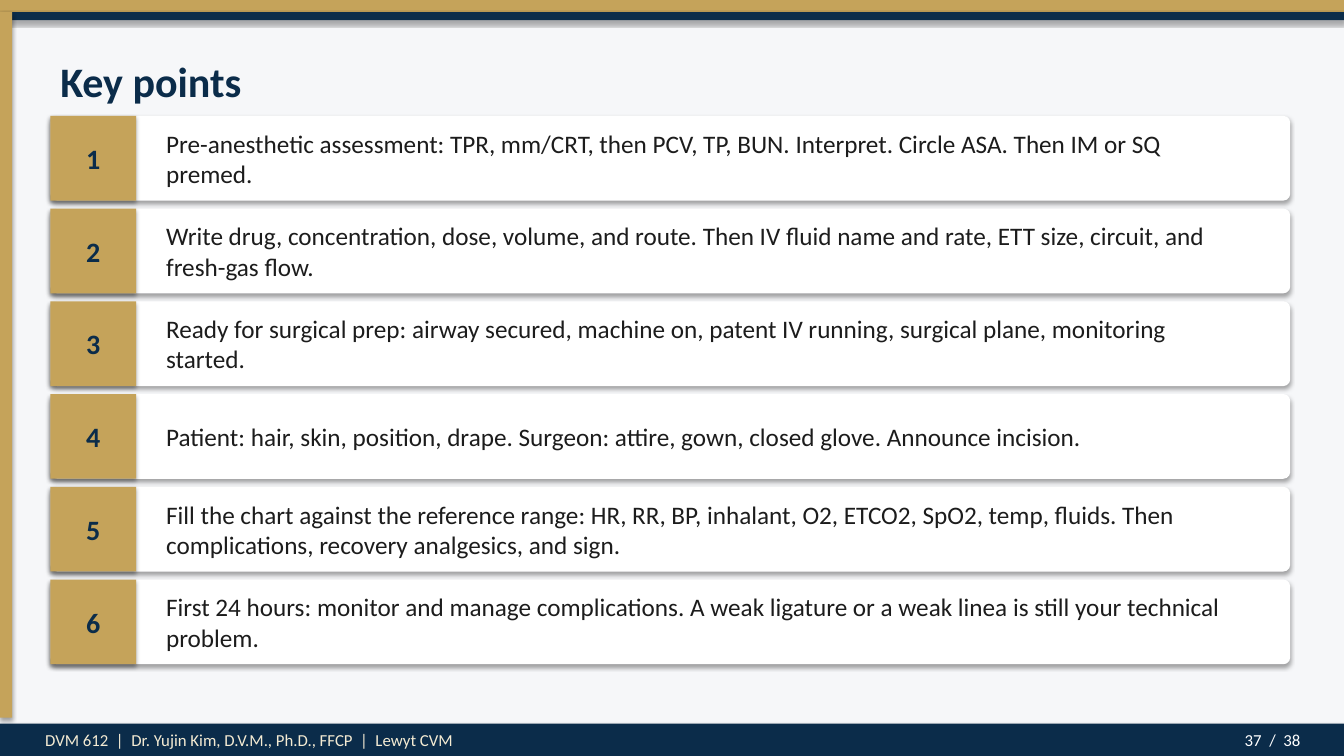
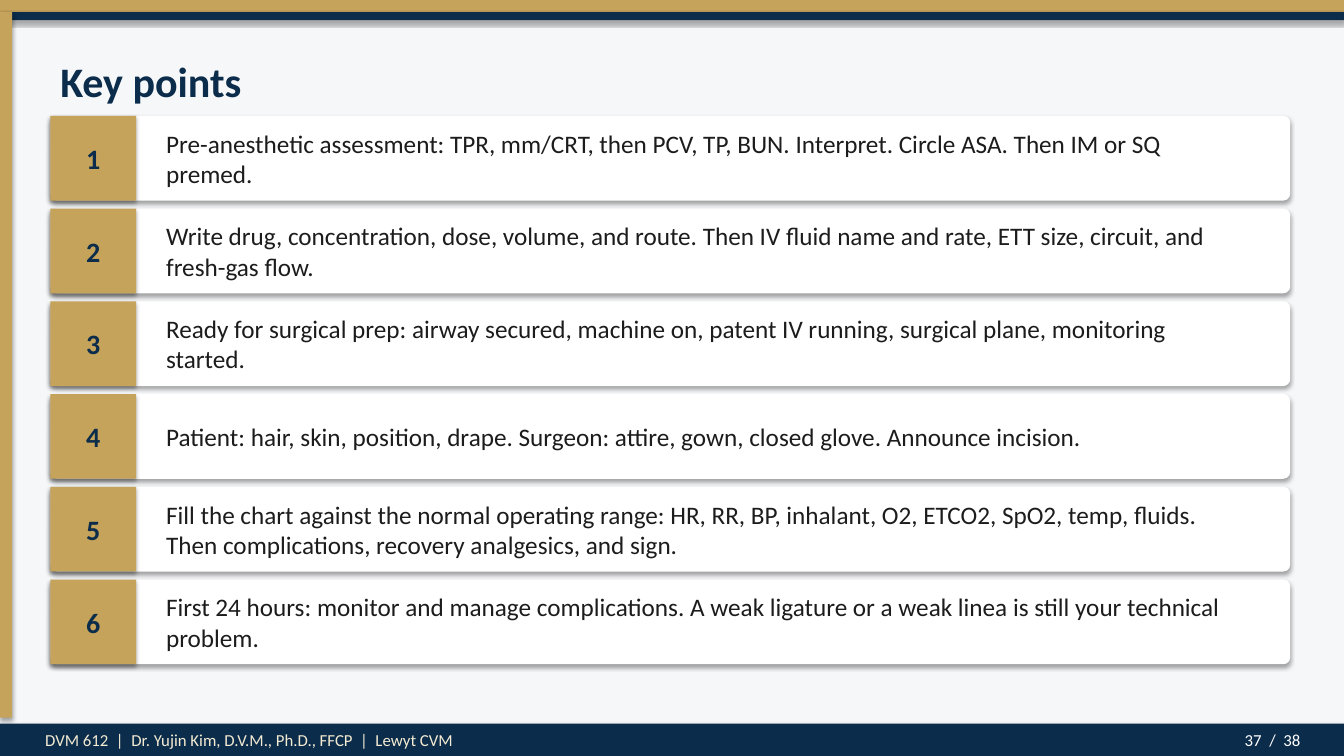
Before and after one commit to drkimvet/happycare, a slide deck: slide 37 of lectures/DVM-612_Week4_Preop_PatientPrep_Postop.pptx. Drawn at 1344x756 pixels with LibreOffice and Linux fonts; fonts in the diff are those of the drawing. Boxes give left, top, right and bottom in pixels: in the first picture for what was removed or moved away, otherwise in the second. Text is boxed around its words. In the diff, an @@ line names an element or a change of style, - is before the commit and + after.

```diff
--- a/lectures/DVM-612_Week4_Preop_PatientPrep_Postop.pptx
+++ b/lectures/DVM-612_Week4_Preop_PatientPrep_Postop.pptx
@@ text at <box>166,506,1196,559</box>: text changed @@
-Fill the chart against the reference range: HR, RR, BP, inhalant, O2, ETCO2, SpO2, temp, fluids. Then complications, recovery analgesics, and sign.
+Fill the chart against the normal operating range: HR, RR, BP, inhalant, O2, ETCO2, SpO2, temp, fluids. Then complications, recovery analgesics, and sign.
```
Also in this commit, not shown: 4 other files.
